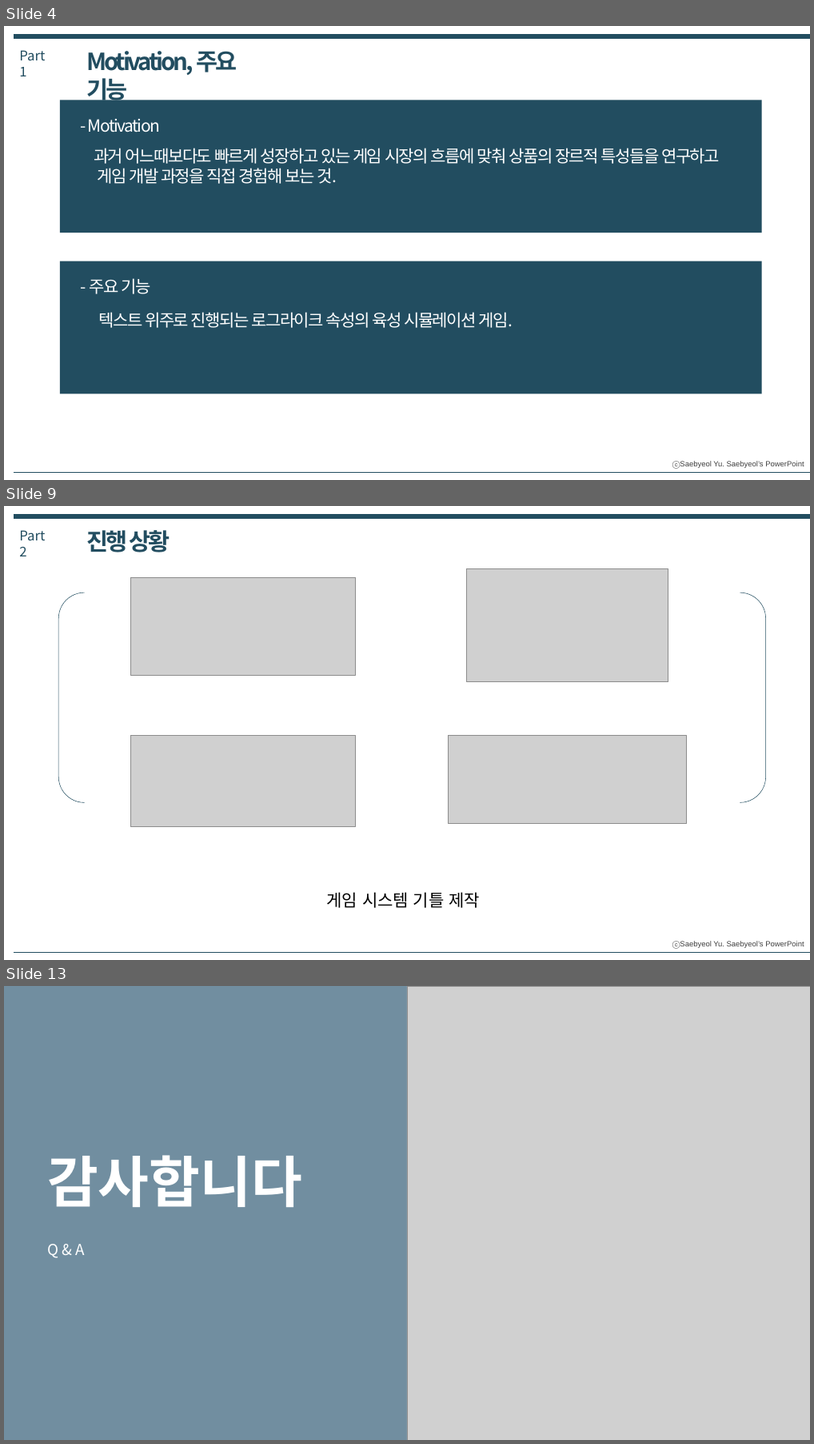
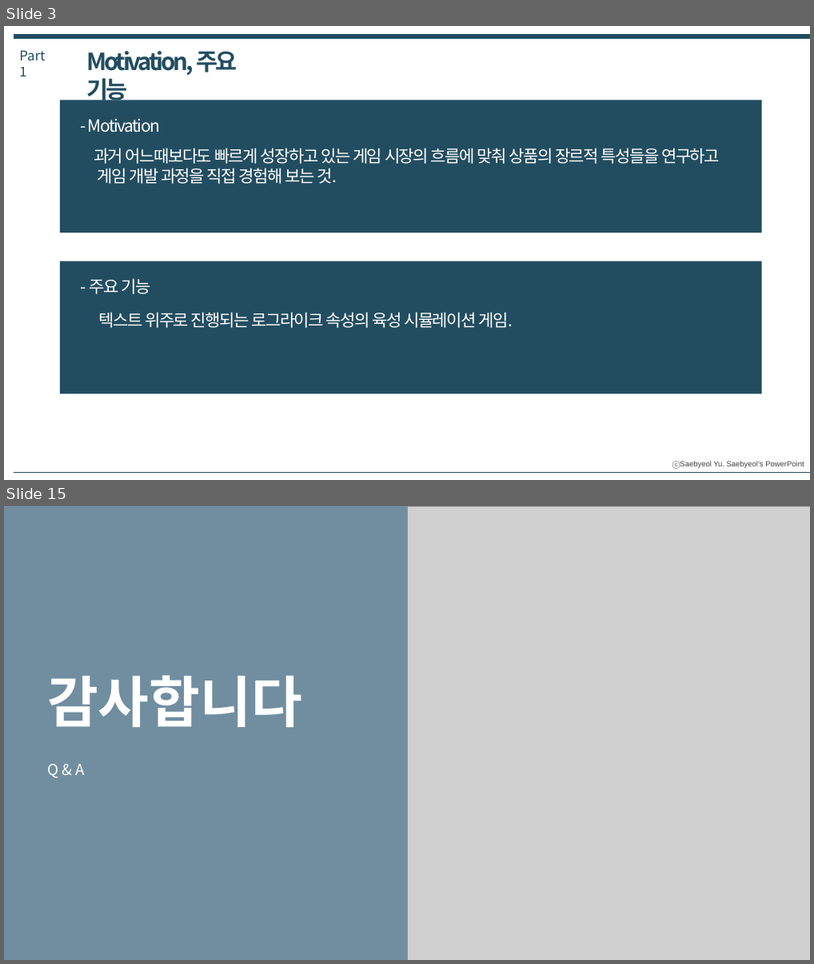
Before and after one commit to IdfKLeh/capstone, a slide deck: for_school/[4팀] 최종발표.pptx. Shown one above the other, each under a label of ours: slides 4, 9 and 13 before the commit, slides 3 and 15 after it; the slides between them are not shown. The pictures are 814x1444 and 814x964 pixels, drawn with LibreOffice and Linux fonts; fonts in the diff are those of the drawing; grey boxes stand for pictures. Boxes give left, top, right and bottom in pixels: in the first picture for what was removed or moved away, otherwise in the second. Text is boxed around its words. In the diff, an @@ line names an element or a change of style, - is before the commit and + after.

```diff
--- a/for_school/[4팀] 최종발표.pptx
+++ b/for_school/[4팀] 최종발표.pptx
@@ slide 9 removed at [4,506,810,960], background #FFFFFF; not listed: 1 template element that a slide beside it also shows @@
@@ line removed from (14, 517) to (810, 517) @@
@@ text removed at [19,530,45,556] @@
-Part 2
@@ text removed at [87,530,170,552] @@
-진행 상황
@@ picture removed at [131,577,356,676] @@
@@ picture removed at [466,569,669,681] @@
@@ bracket pair removed at [58,592,766,803] @@
@@ picture removed at [131,736,356,827] @@
@@ picture removed at [449,735,687,824] @@
@@ text removed at [326,892,481,908] @@
-게임 시스템 기틀 제작
@@ line removed from (14, 952) to (810, 952) @@
@@ what was slide 4 is now slide 3 @@
@@ what was slide 13 is now slide 15 @@
```
Also in this commit, not shown: 2 slides changed, 10 slides added, 7 other slides removed.
